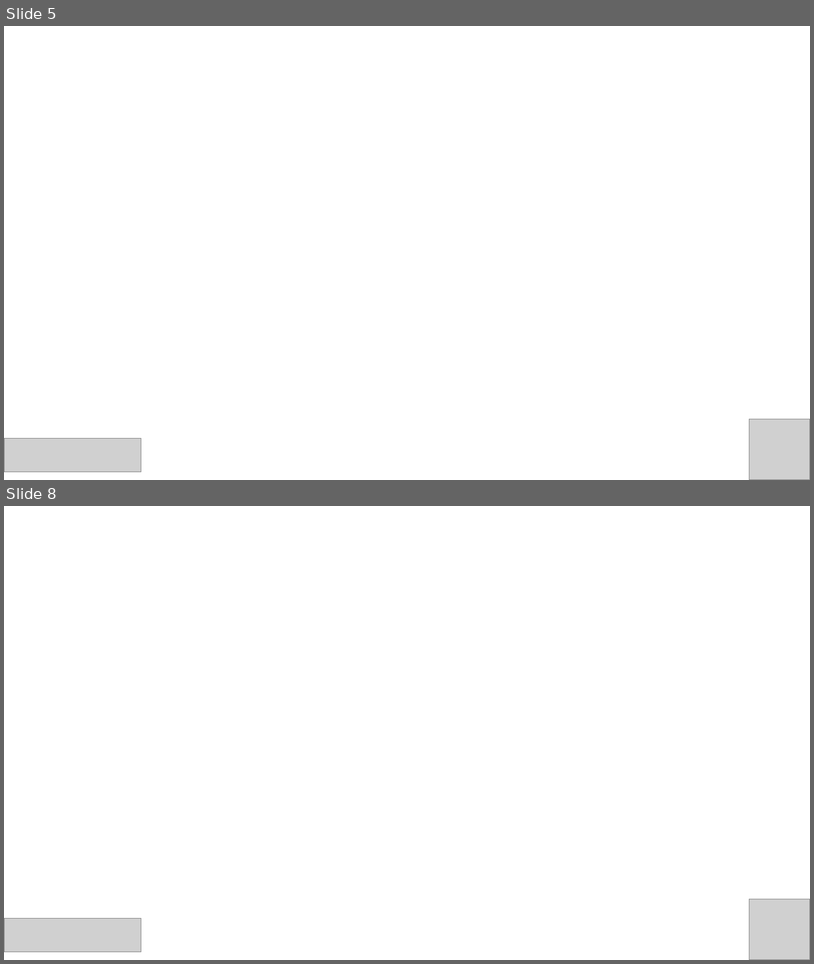
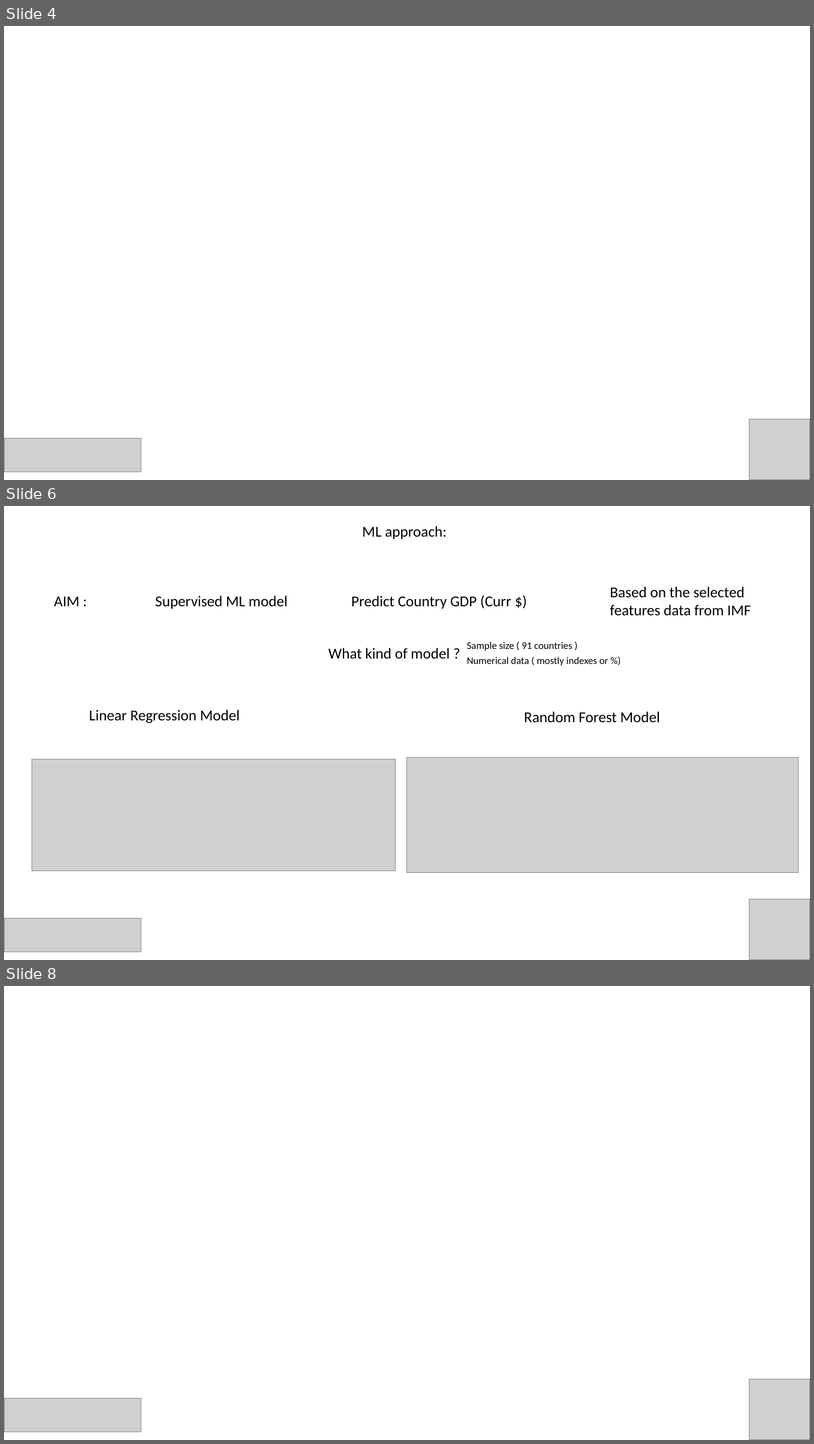
Before and after one commit to chrislacarte/Country-GDP-and-Debt-predictor-ML-, a slide deck: gdp_presentation.pptx. Shown one above the other, each under a label of ours: slides 5 and 8 before the commit, slides 4, 6 and 8 after it; the slides between them are not shown. The pictures are 814x964 and 814x1444 pixels, drawn with LibreOffice and Linux fonts; fonts in the diff are those of the drawing; grey boxes stand for pictures. Boxes give left, top, right and bottom in pixels: in the first picture for what was removed or moved away, otherwise in the second. Text is boxed around its words. In the diff, an @@ line names an element or a change of style, - is before the commit and + after.

Commit message:
models finalised

```diff
--- a/gdp_presentation.pptx
+++ b/gdp_presentation.pptx
@@ slide 6 added at (4, 506, 810, 960), background #FFFFFF @@
@@ text added at (362, 526, 447, 539), 18 pt, text #000000 @@
+ML approach:
@@ text added at (155, 595, 288, 609), 18 pt, text #000000 @@
+Supervised ML model
@@ text added at (351, 595, 512, 609), 18 pt, text #000000 @@
+Predict Country GDP (Curr $)
@@ text added at (610, 586, 751, 616), 18 pt, text #000000 @@
+Based on the selected
+features data from IMF
@@ text added at (54, 596, 79, 606), 18 pt, text #000000 @@
+AIM :
@@ text added at (329, 648, 450, 658), 18 pt, text #000000 @@
+What kind of model ?
@@ text added at (467, 642, 572, 651), 12 pt, text #000000 @@
+Sample size ( 91 countries )
@@ text added at (467, 657, 609, 666), 12 pt, text #000000 @@
+Numerical data ( mostly indexes or %)
@@ text added at (89, 709, 240, 723), 18 pt, text #000000 @@
+Linear Regression Model
@@ text added at (524, 711, 660, 723), 18 pt, text #000000 @@
+Random Forest Model
@@ picture added at (408, 757, 799, 873) @@
@@ picture added at (32, 759, 396, 871) @@
@@ picture added at (750, 898, 810, 960) @@
@@ picture added at (4, 918, 141, 951) @@
@@ what was slide 5 is now slide 4 @@
```
Also in this commit, not shown: 5 other slides added, 6 slides removed, 2 other files.
